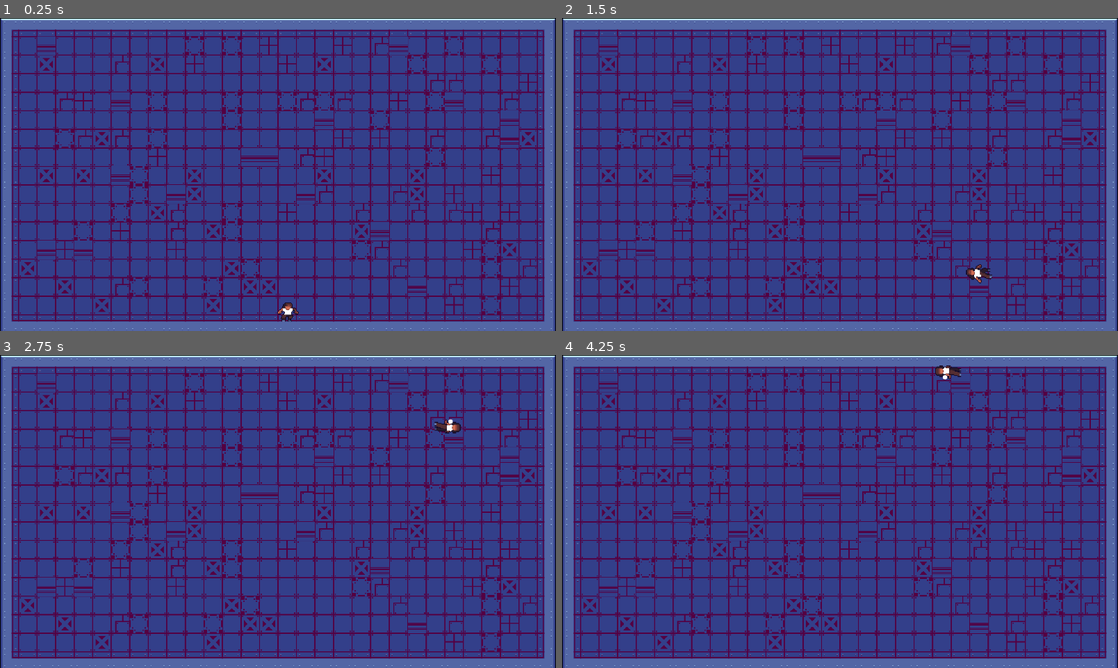
Above: before the commit, frames 1-4 (two rows, left to right).
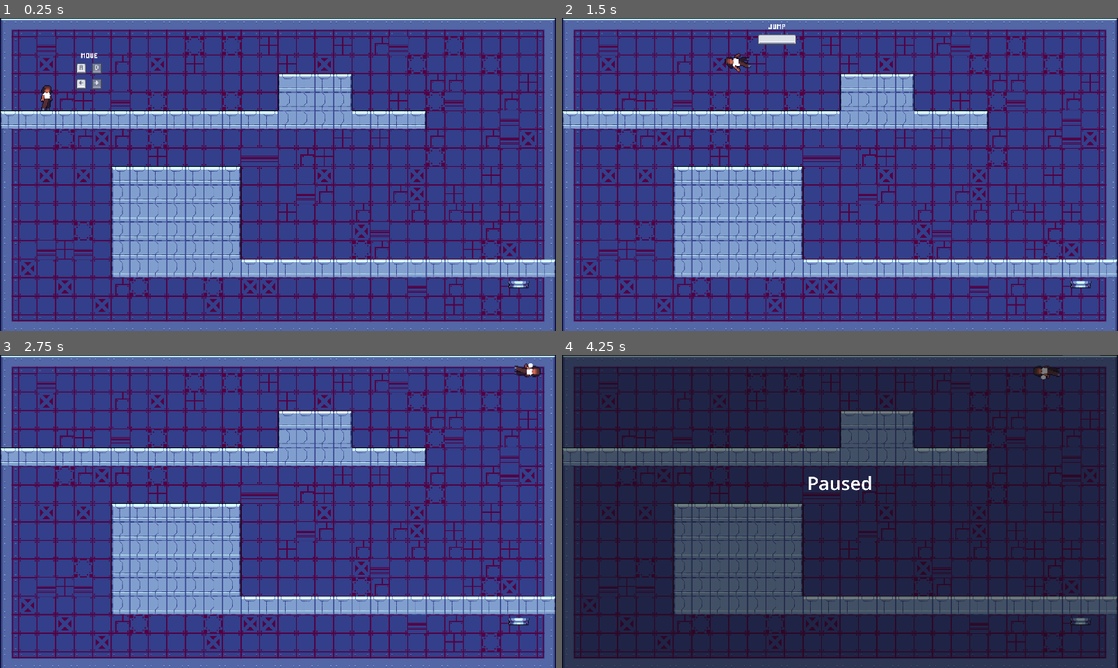
Above: after the commit, the same moments.

Repository: Harry32/ThinkyGameJam
Game: Godot game, scene res://scenes/game.tscn
Two runs of this game, one before a commit and one after it. Both use one fixed random seed, a clock stepped at 60 frames per second and the inputs below. Before the commit the project starts from res://scenes/levels/level.tscn.
Inputs:
- Up to frame 1 (0.25 s): no input
- Up to frame 2 (1.5 s): hold Shift (Gravity) 0.53-1.28 s; hold D (Right) from 0.53 s (still down); tap Space (Jump) at 0.77 s; tap Shift (Gravity) at 1.35 s
- Up to frame 3 (2.75 s): tap Space (Jump) at 1.52 s; release D (Right) at 2.03 s; hold A (Left) from 2.03 s (still down); hold Shift (Gravity) from 2.03 s (still down)
- Up to frame 4 (4.25 s): release A (Left) at 2.78 s; release Shift (Gravity) at 2.78 s; hold D (Right) from 2.78 s (still down); tap Shift (Gravity) at 2.85 s; tap Space (Jump) at 3.02, 3.77 s; hold Shift (Gravity) from 3.53 s (still down); tap Escape (Pause) at 4.15 s

The runs differ from the first frame. In frame 1, 18% of the frame differs, in the area x 0-100%, y 11-98%; in frame 2, 18%; in frame 3, 18%; in frame 4, 100%, in the area x 0-100%, y 0-100%.

Commit message:
Configuring levels flow

Diff:
--- a/project.godot
+++ b/project.godot
@@ -11,7 +11,7 @@
 [application]
 
 config/name="ThinkyGameJam"
-run/main_scene="res://scenes/levels/level.tscn"
+run/main_scene="res://scenes/game.tscn"
 config/features=PackedStringArray("4.2", "GL Compatibility")
 run/max_fps=60
 config/icon="res://icon.svg"
--- a/scenes/game.tscn
+++ b/scenes/game.tscn
@@ -1,14 +1,10 @@
-[gd_scene load_steps=4 format=3 uid="uid://m7vhdgdldirk"]
+[gd_scene load_steps=3 format=3 uid="uid://m7vhdgdldirk"]
 
 [ext_resource type="Script" path="res://scripts/game.gd" id="1_eh23n"]
-[ext_resource type="PackedScene" uid="uid://c8y7wph201vx4" path="res://scenes/levels/level.tscn" id="2_adbpm"]
-[ext_resource type="PackedScene" uid="uid://bhoiqqokfqnm7" path="res://scenes/ui/pause_overlay.tscn" id="3_7sdjp"]
+[ext_resource type="PackedScene" uid="uid://bhoiqqokfqnm7" path="res://scenes/ui/pause_screen.tscn" id="3_7sdjp"]
 
 [node name="Game" type="Node"]
 process_mode = 3
 script = ExtResource("1_eh23n")
 
-[node name="Level" parent="." instance=ExtResource("2_adbpm")]
-
-[node name="PauseOverlay" parent="." instance=ExtResource("3_7sdjp")]
-visible = false
+[node name="PauseScreen" parent="." instance=ExtResource("3_7sdjp")]
--- a/scenes/levels/level_teste.tscn
+++ b/scenes/levels/level_teste.tscn
@@ -1,29 +1,12 @@
-[gd_scene load_steps=6 format=3 uid="uid://bpcipxx5w5ny6"]
+[gd_scene load_steps=3 format=3 uid="uid://bpcipxx5w5ny6"]
 
 [ext_resource type="PackedScene" uid="uid://c8y7wph201vx4" path="res://scenes/levels/level.tscn" id="1_bryci"]
 [ext_resource type="PackedScene" uid="uid://osp2udv5iiwm" path="res://scenes/objects/teleporter.tscn" id="2_dpbl4"]
-[ext_resource type="Script" path="res://scripts/tutorial.gd" id="2_ys4nl"]
-[ext_resource type="PackedScene" uid="uid://dbbqs15a4bmc4" path="res://scenes/ui/controller_tips.tscn" id="4_0nppw"]
-
-[sub_resource type="SegmentShape2D" id="SegmentShape2D_e4ho6"]
-b = Vector2(0, 150)
 
 [node name="LevelTeste" instance=ExtResource("1_bryci")]
-script = ExtResource("2_ys4nl")
 
 [node name="Player" parent="." index="2"]
 position = Vector2(225, 947)
 
-[node name="Teleporter" parent="." index="3" instance=ExtResource("2_dpbl4")]
+[node name="Teleporter" parent="." index="5" instance=ExtResource("2_dpbl4")]
 position = Vector2(1696, 939)
-
-[node name="ControllerTips" parent="." index="5" instance=ExtResource("4_0nppw")]
-
-[node name="Checkpoint1" type="Area2D" parent="." index="6"]
-position = Vector2(421, 901)
-collision_layer = 4
-
-[node name="CollisionShape2D" type="CollisionShape2D" parent="Checkpoint1" index="0"]
-shape = SubResource("SegmentShape2D_e4ho6")
-
-[connection signal="body_entered" from="Checkpoint1" to="." method="_on_checkpoint_1_body_entered"]
--- a/scenes/ui/pause_overlay.tscn
+++ b/scenes/ui/pause_screen.tscn
@@ -1,7 +1,9 @@
 [gd_scene format=3 uid="uid://bhoiqqokfqnm7"]
 
-[node name="PauseOverlay" type="Node2D"]
+[node name="PauseScreen" type="CanvasLayer"]
 process_mode = 2
+layer = 10
+visible = false
 
 [node name="ColorRect" type="ColorRect" parent="."]
 offset_right = 1920.0
--- a/scripts/game.gd
+++ b/scripts/game.gd
@@ -1,10 +1,20 @@
 extends Node
+
+
+func _ready():
+	LevelsInformation.connect("change_level", change_level)
+	LevelsInformation.start_game()
+
 
 func _input(event):
 	if event.is_action_pressed("Pause"):
 		var current_status = get_tree().paused
 		get_tree().paused = not current_status
 		if not current_status:
-			$PauseOverlay.show()
+			$PauseScreen.show()
 		else:
-			$PauseOverlay.hide()
+			$PauseScreen.hide()
+
+
+func change_level(level: String):
+	add_child(load(level).instantiate())
--- a/scripts/globals/levels_information.gd
+++ b/scripts/globals/levels_information.gd
@@ -1,4 +1,8 @@
 extends Node
+
+
+signal change_level(level: String)
+
 
 var levels : Array[String] = [
 	"res://scenes/levels/tutorial.tscn",
@@ -9,14 +13,15 @@
 func next_level():
 	if current_level < levels.size():
 		current_level += 1
-		get_tree().change_scene_to_file(levels[current_level])
+		change_level.emit(levels[current_level])
+
 
 func previous_level():
 	if current_level > 0:
 		current_level -= 1
-		get_tree().change_scene_to_file(levels[current_level])
+		change_level.emit(levels[current_level])
 
 
 func start_game():
 	current_level = 0
-	get_tree().change_scene_to_file(levels[current_level])
+	change_level.emit(levels[current_level])
